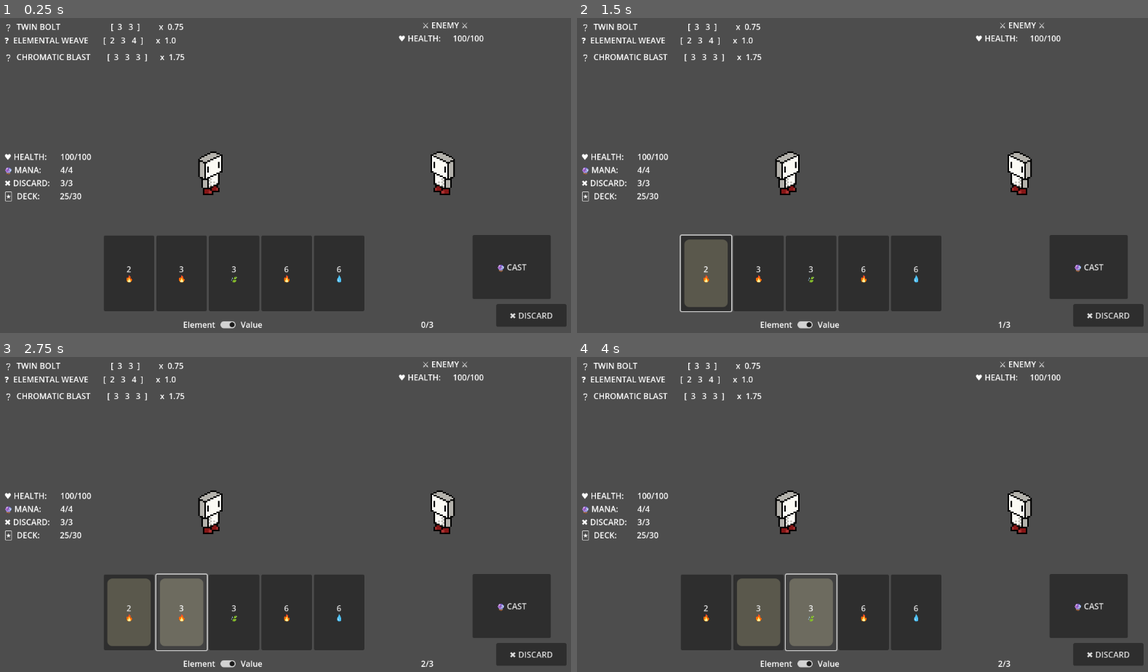
Above: before the commit, frames 1-4 (two rows, left to right).
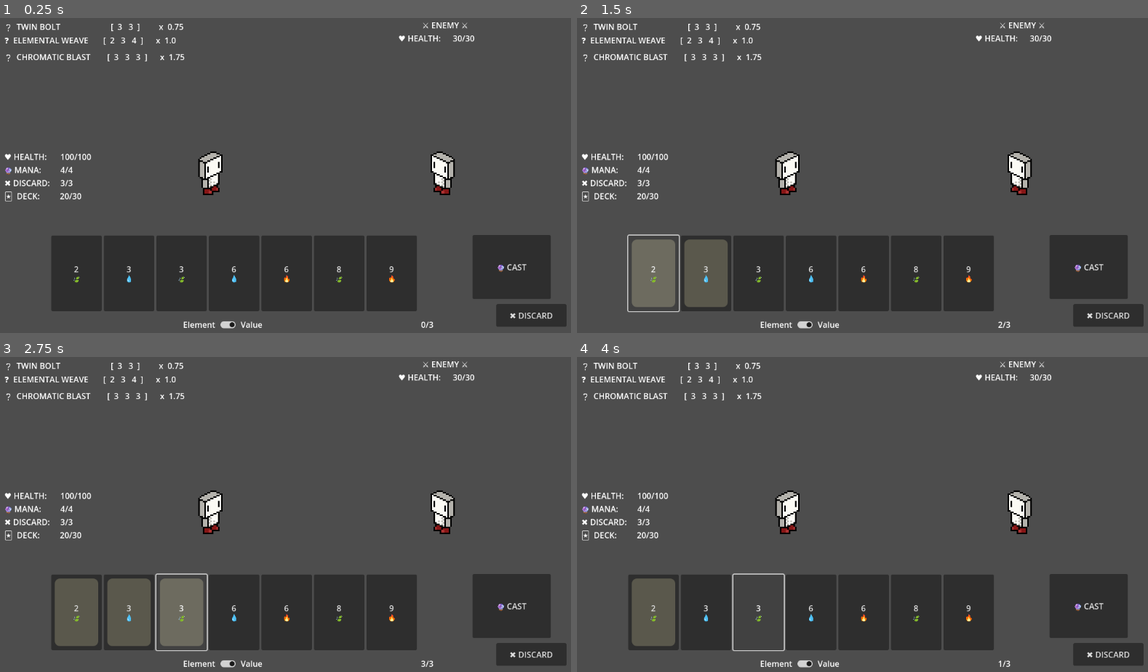
Above: after the commit, the same moments.

Repository: itsdotnickscott/wizard_card_game
Game: Godot game, scene res://scenes/battle.tscn
The game is run twice, just before and just after one commit, with the same random seed, the same clock (stepped at 60 frames per second) and the same inputs.
Inputs (mouse positions are in pixels of both pictures, inside the frame that each line leads up to):
- Up to frame 1 (0.25 s): no input
- Up to frame 2 (1.5 s): click (708, 273) at 0.5 s, where only the run before the commit has a clickable "2 🔥"; click (651, 273) at 1.25 s, where only the run after the commit has a clickable "2 🍃"
- Up to frame 3 (2.75 s): click (182, 612) at 2 s, where only the run before the commit has a clickable "3 🔥"
- Up to frame 4 (4 s): click (708, 612) at 2.75 s, where only the run after the commit has a clickable "3 💧"; click "3 🍃" at 3.5 s

The runs differ from the first frame. In frame 1, 4.4% of the frame differs, in the area x 9-85%, y 5-94%; in frame 2, 4.2%; in frame 3, 2.8%; in frame 4, 6.3%, in the area x 9-85%, y 5-99%.

Commit message:
Implemented basic Enemy and damage

Diff:
--- a/scenes/enemy.tscn
+++ b/scenes/enemy.tscn
@@ -1,8 +1,10 @@
-[gd_scene load_steps=2 format=3 uid="uid://bfsu0cdf4p143"]
+[gd_scene load_steps=3 format=3 uid="uid://bfsu0cdf4p143"]
 
+[ext_resource type="Script" path="res://scripts/enemy.gd" id="1_ctuts"]
 [ext_resource type="Texture2D" uid="uid://efmpttcnnimp" path="res://assets/sample_sprite.png" id="1_i777g"]
 
 [node name="Enemy" type="Node2D"]
+script = ExtResource("1_ctuts")
 
 [node name="Sprite2D" type="Sprite2D" parent="."]
 scale = Vector2(3, 3)
--- a/scripts/battle.gd
+++ b/scripts/battle.gd
@@ -2,6 +2,7 @@
 
 
 @onready var player: Player = get_node("Player")
+@onready var enemy: Enemy = get_node("Enemy")
 @onready var battle_ui: Control = get_node("BattleUI")
 
 
@@ -18,12 +19,13 @@
 	battle_ui.reset_selected_cards()
 	player.draw_to_limit()
 	player.sort_cards(player.hand, battle_ui.sort_toggle.button_pressed)
-	battle_ui.update_display(player)
+	battle_ui.update_display(player, enemy)
 
 
 ## The [Player] uses the cast action.
 func cast_action(selected_cards: Array[Card]) -> void:
 	player.cast_cards(selected_cards)
+	enemy.take_dmg(player.calc_dmg(selected_cards))
 	player_turn()
 
 
@@ -36,7 +38,7 @@
 func _ready() -> void:
 	battle_ui.set_select_limit(player.select_limit)
 	battle_ui.reset_selected_cards()
-	battle_ui.update_display(player)
+	battle_ui.update_display(player, enemy)
 
 	# For now, the battle starts immediately after ready
 	start_battle()
@@ -44,4 +46,4 @@
 
 func _on_battle_ui_sort_hand(by_value: bool) -> void:
 	player.sort_cards(player.hand, by_value)
-	battle_ui.update_display(player)
+	battle_ui.update_player_hand(player.hand)
--- a/scripts/battle_ui.gd
+++ b/scripts/battle_ui.gd
@@ -28,9 +28,10 @@
 
 
 ## Refreshes the Battle UI using the information from the [Player].
-func update_display(player: Player) -> void:
+func update_display(player: Player, enemy: Enemy) -> void:
 	_update_player_hand(player.hand)
 	_update_player_stats(player)
+	_update_enemy_stats(enemy)
 
 
 func _update_player_stats(player: Player) -> void:
@@ -53,6 +54,10 @@
 		player_hand_ui.add_child(card)
 		card.setup_card_for_ui()
 		card.update_selected.connect(_on_card_update_selected)
+
+
+func _update_enemy_stats(enemy: Enemy) -> void:
+	$EnemyStats/HPValue.text = "%d/%d" % [enemy.health, enemy.max_health]
 
 
 func _on_card_update_selected(card: Card, selected: bool) -> void:
--- /dev/null
+++ b/scripts/enemy.gd
@@ -0,0 +1,10 @@
+class_name Enemy extends Node2D
+
+
+var max_health: int = 30
+var health: int = max_health
+
+
+func take_dmg(val: float):
+	# Currently just rounding down and ignoring floating value
+	health -= int(val)
--- a/scripts/player.gd
+++ b/scripts/player.gd
@@ -7,7 +7,7 @@
 var max_health: int = 100
 var max_mana: int = 4
 var max_discards: int = 3
-var hand_limit: int = 5
+var hand_limit: int = 7
 var select_limit: int = 3
 
 var health: int = max_health
@@ -30,36 +30,40 @@
 
 
 ## Removes 1 [member Player.mana] and discards given [Card] objects from the [member Player.hand].
-## Returns [code]true[/code] if [Player] has more mana (>0) left.
+## Returns [code]true[/code] if cast was successful.
 func cast_cards(selected_cards: Array[Card]) -> bool:
 	# Check for enough mana
 	if mana == 0:
 		print("out of mana")
 		return false
 
-	# Check for valid spell in spellbook
-	var valid = valid_spells(selected_cards)
-	print(valid)
-
-	for i in range(spellbook.size()):
-		if valid[i]:
-			print(spellbook[i].name + " - ", calc_dmg(spellbook[i], selected_cards))
-
 	mana -= 1
+
 	for card in selected_cards:
 		hand.erase(card)
 		discard.append(card)
 
-	return mana > 0
-
-
-func calc_dmg(spell: Spell, selected_cards: Array[Card]):
+	return true
+
+
+## Given an [Array] of [Card] objects, find the spell matching the selection and calculate its
+## damage value.
+func calc_dmg(selected_cards: Array[Card]) -> float:
 	var base = 0.0
 
-	for card in selected_cards:
-		base += card.value
-
-	return base * spell.multi
+	# Check for valid spell in spellbook
+	var valid = valid_spells(selected_cards)
+
+	for i in range(spellbook.size()):
+		if valid[i]:
+			for card in selected_cards:
+				base += card.value
+
+			print(spellbook[i].name + " - ", base * spellbook[i].multi)
+
+			return base * spellbook[i].multi
+
+	return 0
 
 
 ## Returns an [Array] of booleans, [code][true][/code] for every [Spell] that can currently score.
@@ -185,7 +189,7 @@
 	cards.sort_custom(asc_value)
 
 
-## Returns a 30-card_scene [Deck], with six of each value (2-6) split up evenly
+## Returns a 27-card_scene [Deck], with three of each value (2-10) split up evenly
 ## among three different elements (fire, water, earth).
 func _create_base_deck() -> Array[Card]:
 	var new_deck: Array[Card] = []
@@ -193,12 +197,12 @@
 	var val: int = 2
 	var elem: int = 0
 
-	for i in range(5):
-		for j in range(6):
+	for i in range(9):
+		for j in range(3):
 			var new_card = card_scene.instantiate()
 			new_card.init(val, elem)
 			new_deck.append(new_card)
-			elem = (elem + 1) % 3
+			elem = (elem + 1)
 		val += 1
 		elem = 0
 
@@ -208,26 +212,26 @@
 ## Returns three starting [Spell] objects, Twin Bolts (Set, 2 Cards, Any), Chromatic Weave
 ## (Run, 3 Cards, Match Any), and Elemental Blast (Set, 3 Cards, Any)).
 func _create_base_spellbook() -> Array[Spell]:
-	var bolt = Spell.new("Twin Bolt", Spell.ValCombo.SET, Spell.ElemCombo.ANY, 2, 1.0)
+	var bolt = Spell.new("Twin Bolt", Spell.ValCombo.SET, Spell.ElemCombo.ANY, 2, 0.5)
 	var weave = Spell.new("Elemental Weave", Spell.ValCombo.RUN, Spell.ElemCombo.MATCH_ANY, 3, 1.0)
 	var blast = Spell.new("Chromatic Blast", Spell.ValCombo.SET, Spell.ElemCombo.ANY, 3, 1.25)
 
 	return [bolt, weave, blast]
 
 
-func spell_analysis() -> void:
+func _spell_analysis() -> void:
 	for spell in spellbook:
 		print(spell.name)
 
 		if spell.val_combo == Spell.ValCombo.SET:
 			print("min damage: ", (2 * spell.card_amt) * spell.multi)
-			print("avg damage: ", (4 * spell.card_amt) * spell.multi)
-			print("max damage: ", (6 * spell.card_amt) * spell.multi)
+			print("avg damage: ", (6 * spell.card_amt) * spell.multi)
+			print("max damage: ", (10 * spell.card_amt) * spell.multi)
 
 		elif spell.val_combo == Spell.ValCombo.RUN:
 			print("min damage: ", (3 * spell.card_amt) * spell.multi)
-			print("avg damage: ", (4 * spell.card_amt) * spell.multi)
-			print("max damage: ", (5 * spell.card_amt) * spell.multi)
+			print("avg damage: ", (6 * spell.card_amt) * spell.multi)
+			print("max damage: ", (9 * spell.card_amt) * spell.multi)
 
 		print()
 
@@ -235,4 +239,4 @@
 func _ready() -> void:
 	deck = _create_base_deck()
 	spellbook = _create_base_spellbook()
-	spell_analysis()
+	_spell_analysis()
